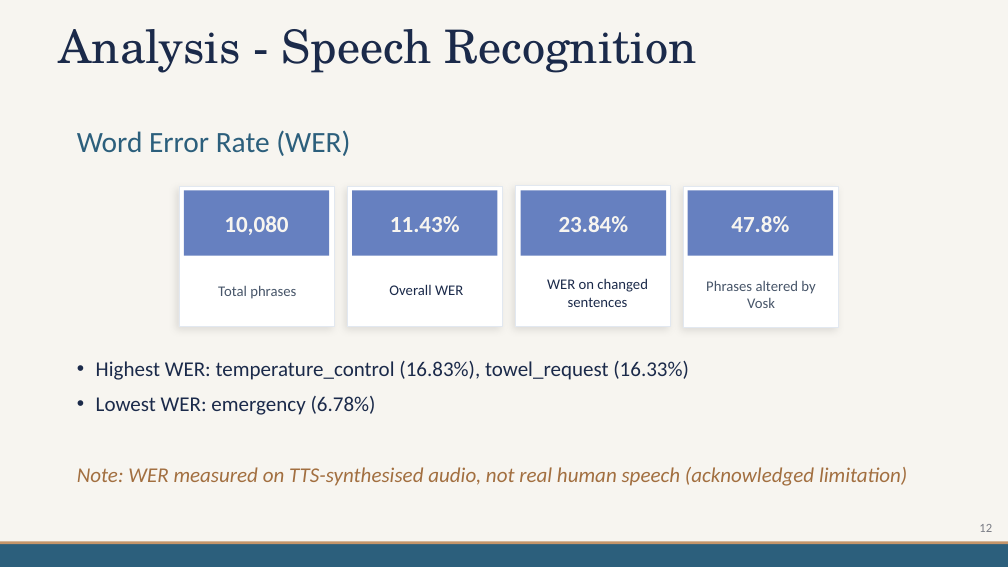
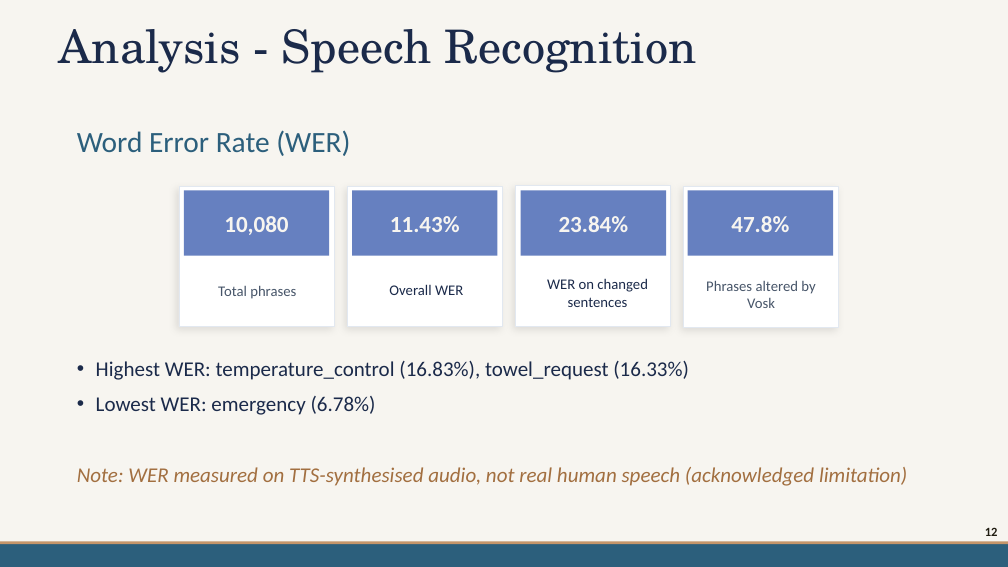
Before and after one commit to mdpw/msc-research, a slide deck: slide 12 of documents/Viva Presentation.pptx. Drawn at 1008x567 pixels with LibreOffice and Linux fonts; fonts in the diff are those of the drawing; background and template pictures are left out. Boxes give left, top, right and bottom in pixels: in the first picture for what was removed or moved away, otherwise in the second. Text is boxed around its words. In the diff, an @@ line names an element or a change of style, - is before the commit and + after.

```diff
--- a/documents/Viva Presentation.pptx
+++ b/documents/Viva Presentation.pptx
@@ page number at <box>985,527,998,536</box>: text colour #7A7D86 to #201C11, bold on @@
```
Also in this commit, not shown: 19 other slides changed, 1 slide removed.
